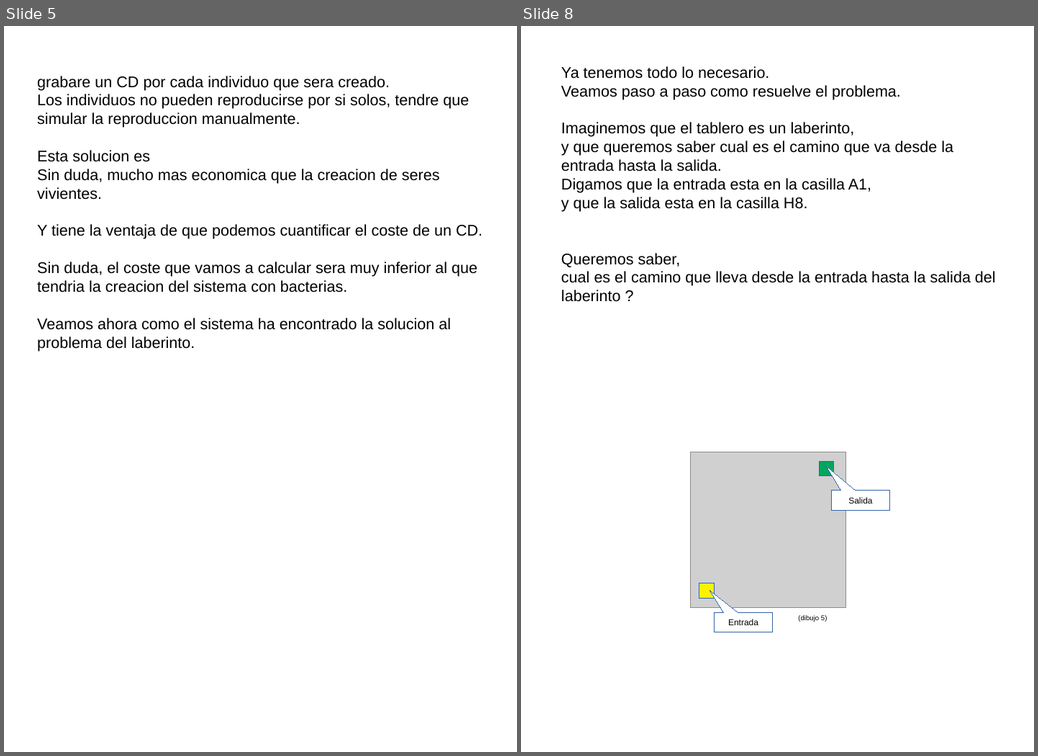
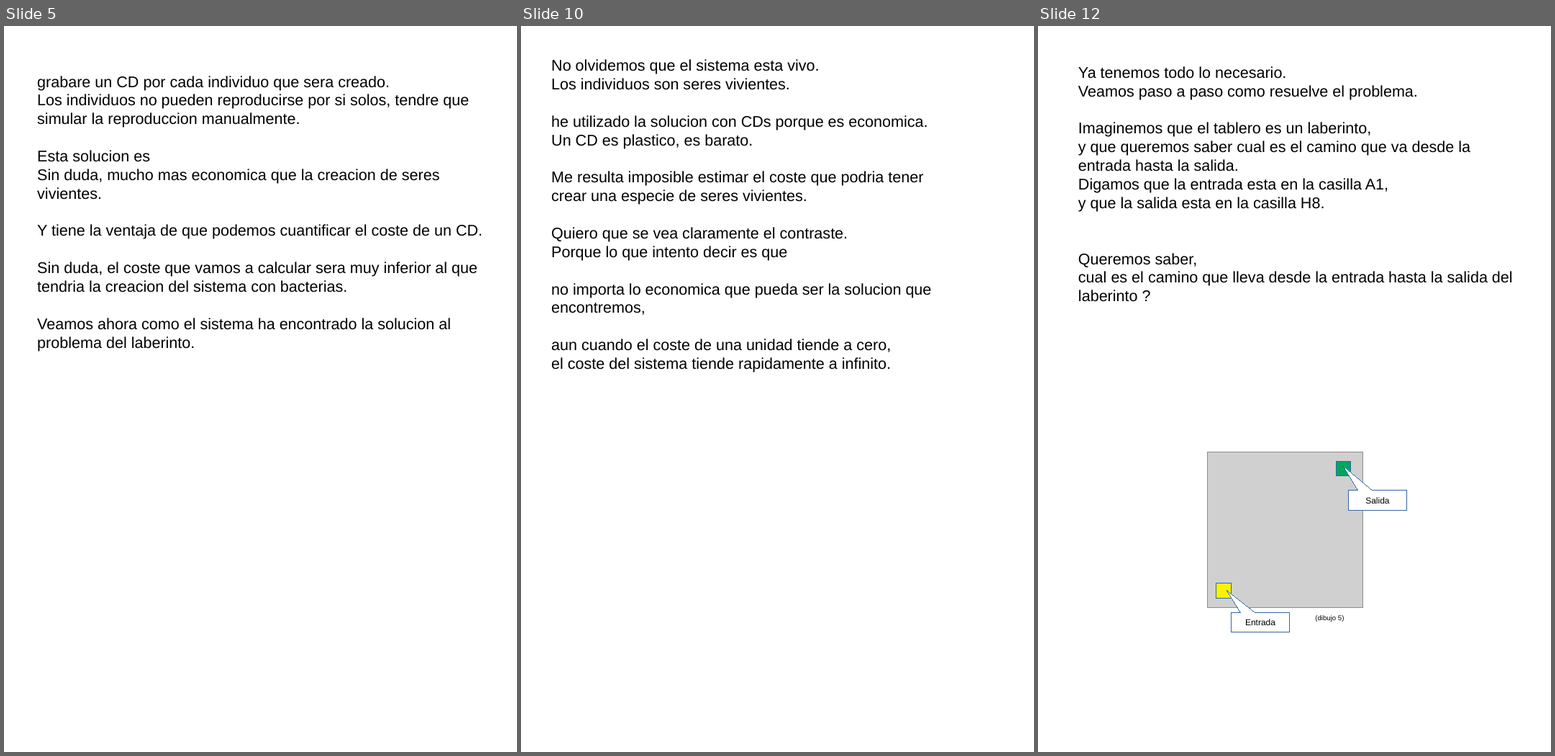
Before and after one commit to fabhrius/La-Cosa, a slide deck: capitulos/Coste/Coste.odp. Shown side by side, each under a label of ours: slides 5 and 8 before the commit, slides 5, 10 and 12 after it; the slides between them are not shown. The pictures are 1038x756 and 1555x756 pixels, drawn with LibreOffice and Linux fonts; fonts in the diff are those of the drawing; grey boxes stand for pictures. Boxes give left, top, right and bottom in pixels: in the first picture for what was removed or moved away, otherwise in the second. Text is boxed around its words. In the diff, an @@ line names an element or a change of style, - is before the commit and + after.

Commit message:
Coste.odp - borrador

```diff
--- a/capitulos/Coste/Coste.odp
+++ b/capitulos/Coste/Coste.odp
@@ slide 10 added at <box>521,26,1034,752</box>, background #FFFFFF @@
@@ text added at <box>551,59,932,352</box>, 18 pt, text #000000 @@
+No olvidemos que el sistema esta vivo.
+Los individuos son seres vivientes.
+he utilizado la solucion con CDs porque es economica.
+Un CD es plastico, es barato.
+Me resulta imposible estimar el coste que podria tener
+crear una especie de seres vivientes.
+Quiero que se vea claramente el contraste.
+Porque lo que intento decir es que
+no importa lo economica que pueda ser la solucion que encontremos,
+aun cuando el coste de una unidad tiende a cero,
+el coste del sistema tiende rapidamente a infinito.
@@ what was slide 8 is now slide 12 @@
```
Also in this commit, not shown: 4 other slides added, 1 slide removed, 1 other file.
